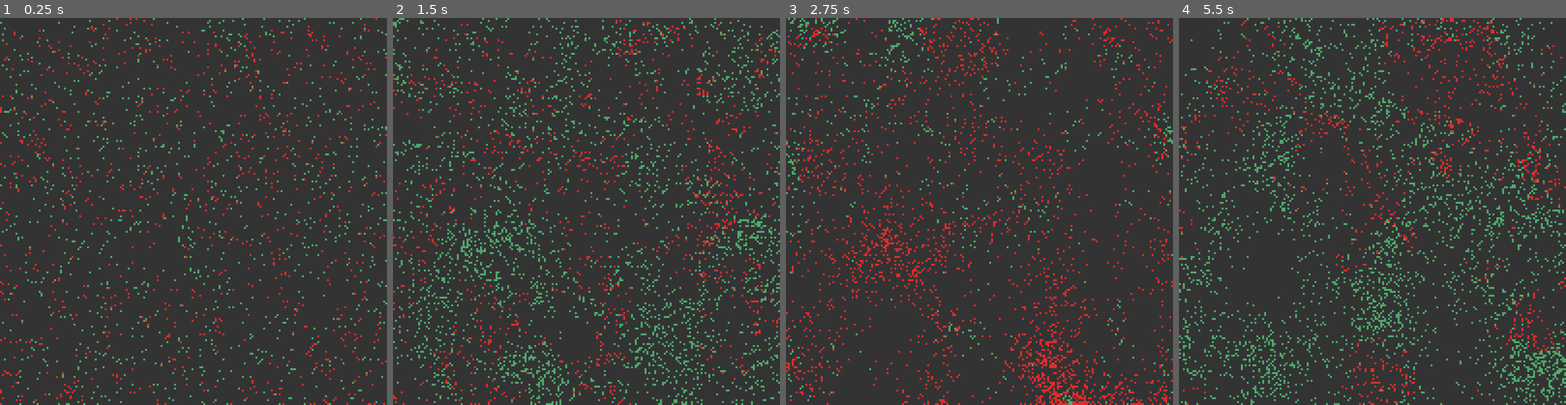
Above: before the commit, frames 1-4 (left to right).
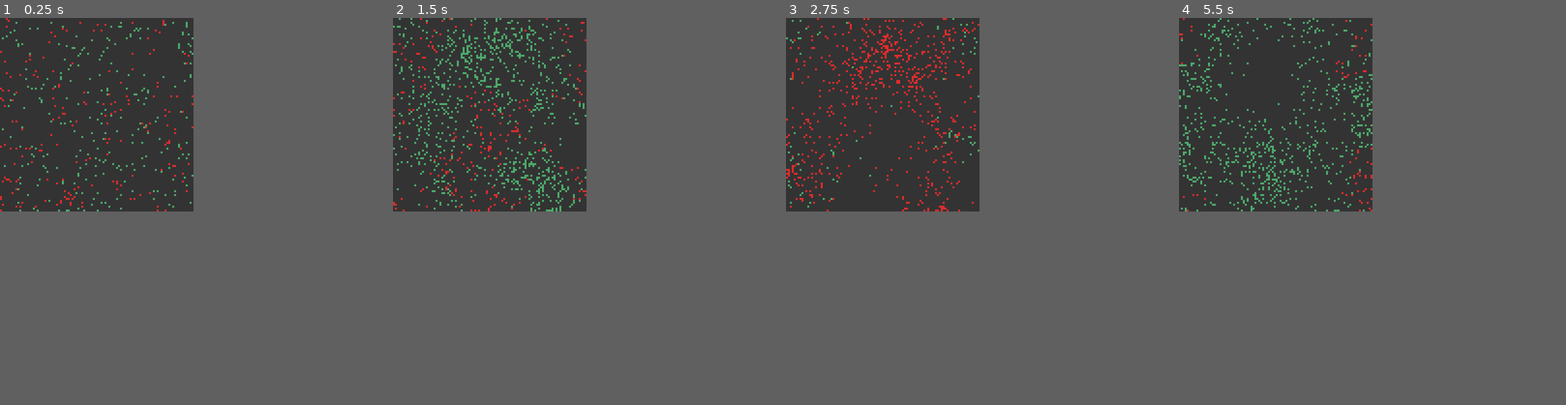
Above: after the commit, the same moments.

Repository: lcrol77/predator-prey
Game: Godot game, scene res://scenes/main.tscn
The game is run twice, just before and just after one commit, with the same random seed, the same clock (stepped at 60 frames per second) and the same inputs.
Inputs:
- Up to frame 1 (0.25 s): no input
- Up to frame 2 (1.5 s): no input
- Up to frame 3 (2.75 s): no input
- Up to frame 4 (5.5 s): no input
In our replay, the window is 800x800 before the commit and 400x400 after it. These sizes can differ from the game's own. Grey fills any space a smaller window leaves; there, only what the larger window draws over its background counts as a difference.

The runs differ from the first frame. In frame 1, 5.6% of the frame differs, in the area x 0-100%, y 0-100%; in frame 2, 11%; in frame 3, 8.2%; in frame 4, 11%.

Commit message:
chore: added an icon

Diff:
--- a/project.godot
+++ b/project.godot
@@ -14,12 +14,12 @@
 run/main_scene="res://scenes/main.tscn"
 config/features=PackedStringArray("4.3", "Mobile")
 run/max_fps=60
-config/icon="res://icon.svg"
+config/icon="res://pred_icon.PNG"
 
 [display]
 
-window/size/viewport_width=200
-window/size/viewport_height=200
+window/size/viewport_width=100
+window/size/viewport_height=100
 window/size/resizable=false
 window/size/window_width_override=1280
 window/size/window_height_override=1280
@@ -28,4 +28,3 @@
 [rendering]
 
 textures/canvas_textures/default_texture_filter=0
-renderer/rendering_method="mobile"
--- a/scenes/main.tscn
+++ b/scenes/main.tscn
@@ -5,6 +5,6 @@
 [node name="Main" type="Node2D"]
 
 [node name="Camera2D" type="Camera2D" parent="."]
-position = Vector2(100, -100)
+position = Vector2(50, -50)
 
 [node name="Board" parent="." instance=ExtResource("1_4v3w0")]
